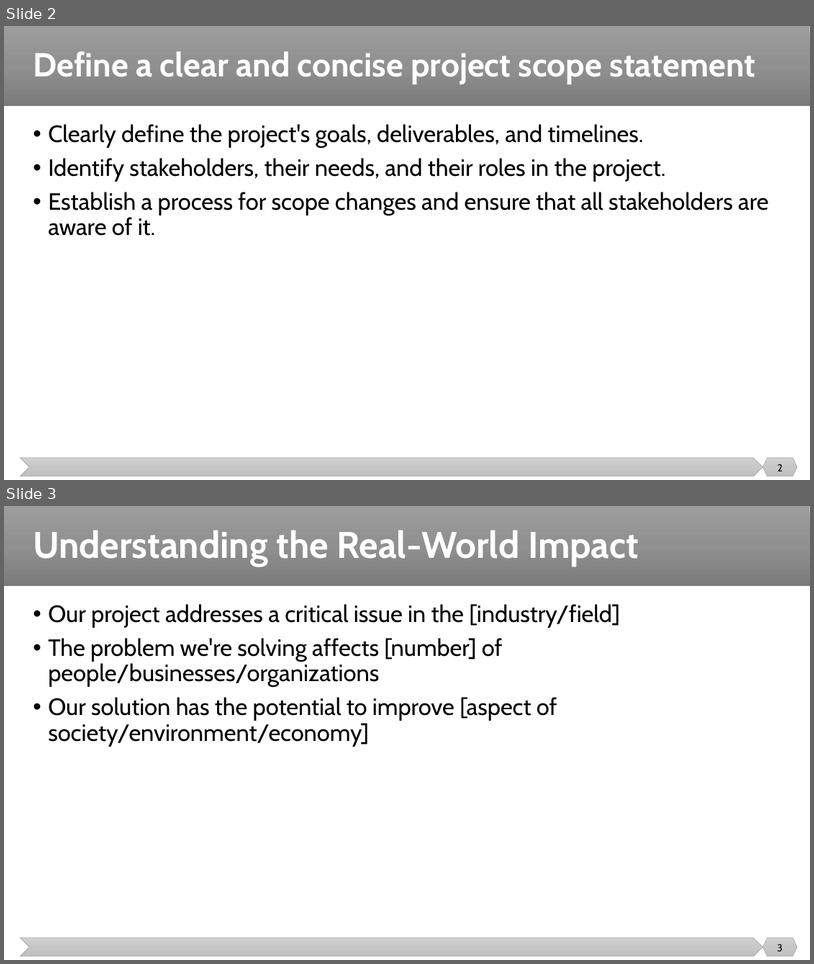
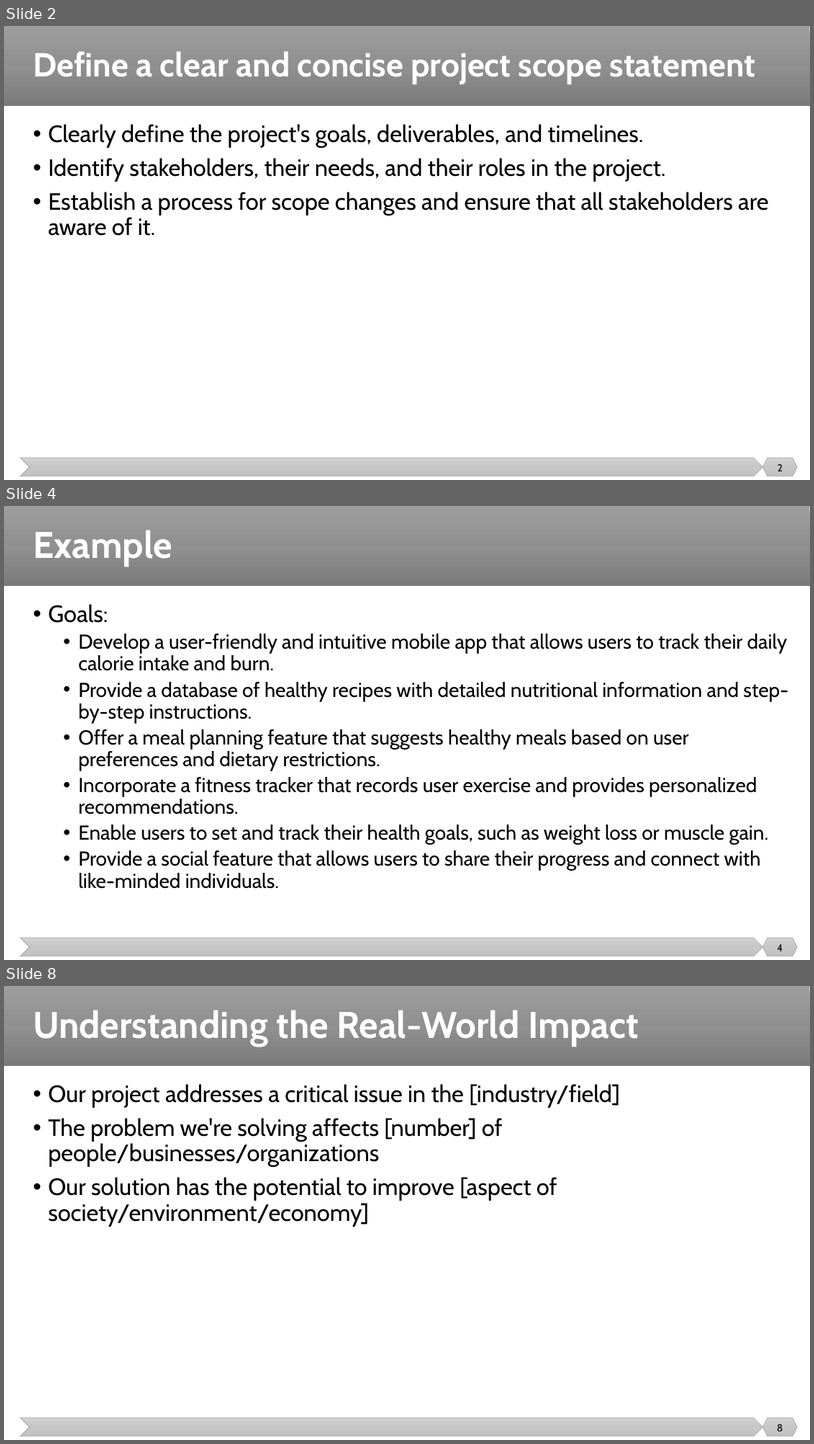
Before and after one commit to malenezi/malenezi, a slide deck: SE499/Lectures/8/Best Practices.pptx. Shown one above the other, each under a label of ours: slides 2 and 3 before the commit, slides 2, 4 and 8 after it; the slides between them are not shown. The pictures are 814x964 and 814x1444 pixels, drawn with LibreOffice and Linux fonts; fonts in the diff are those of the drawing. Boxes give left, top, right and bottom in pixels: in the first picture for what was removed or moved away, otherwise in the second. Text is boxed around its words. In the diff, an @@ line names an element or a change of style, - is before the commit and + after.

```diff
--- a/SE499/Lectures/8/Best Practices.pptx
+++ b/SE499/Lectures/8/Best Practices.pptx
@@ slide 4 added at (x1=4, y1=506, x2=810, y2=960), background #FFFFFF; not listed: 3 template elements that a slide beside it also shows @@
@@ title added at (x1=33, y1=530, x2=172, y2=566), 44 pt, text #FFFFFF, bold @@
+Example
@@ text added at (x1=48, y1=604, x2=789, y2=888), 24 pt, text #000000 @@
+• Goals:
+  • Develop a user-friendly and intuitive mobile app that allows users to track their daily calorie intake and burn.
+  • Provide a database of healthy recipes with detailed nutritional information and step-by-step instructions.
+  • Offer a meal planning feature that suggests healthy meals based on user preferences and dietary restrictions.
+  • Incorporate a fitness tracker that records user exercise and provides personalized recommendations.
+  • Enable users to set and track their health goals, such as weight loss or muscle gain.
+  • Provide a social feature that allows users to share their progress and connect with like-minded individuals.
@@ page number added at (x1=777, y1=944, x2=783, y2=951), 12 pt, text #000000 @@
+4
@@ what was slide 3 is now slide 8 @@
@@ page number at (x1=777, y1=1424, x2=784, y2=1431): text changed @@
-3
+8
```
Also in this commit, not shown: 5 other slides added, 8 other files.
